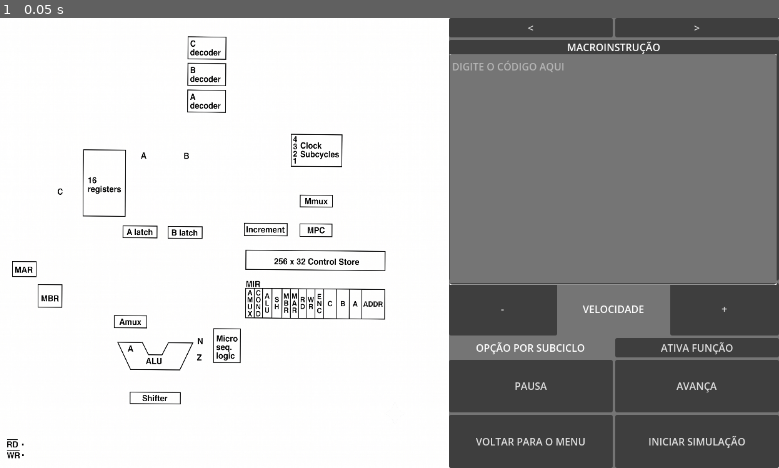
Above: before the commit, frame 1.
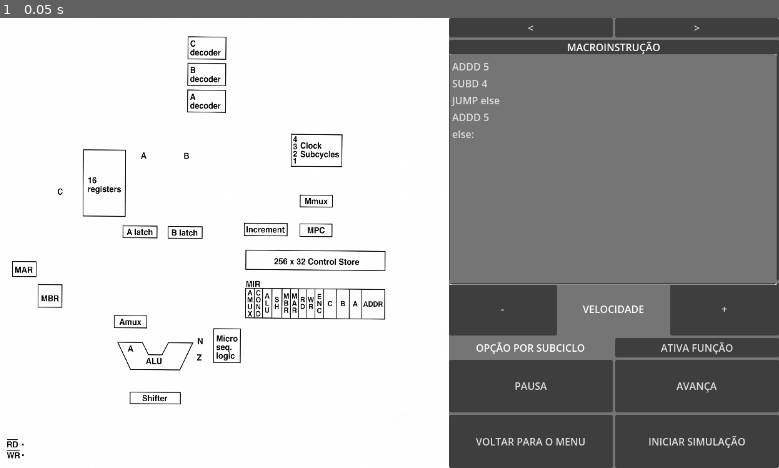
Above: after the commit, the same moment.

Repository: RodriWagner/Projeto-Arquitetura-de-Computadores-Vinod
Game: Godot game, scene res://Cenas/Cenas UI/control.tscn
Two runs of this game, one before a commit and one after it. Both use one fixed random seed, a clock stepped at 60 frames per second and the inputs below. This scene is started directly instead of the project's main scene.
Inputs:
- Up to frame 1 (0.05 s): no input

The runs differ from the first frame. In frame 1, 0.3% of the frame differs, in the area x 57-73%, y 9-27%.

Commit message:
fix(ListaDeMacros): labels vazios nao dao mais problema

Diff:
--- a/projeto-vinod/Cenas/Cenas UI/control.tscn
+++ b/projeto-vinod/Cenas/Cenas UI/control.tscn
@@ -104,6 +104,11 @@
 anchors_preset = -1
 anchor_right = 1.0
 anchor_bottom = 1.0
+text = "ADDD 5
+SUBD 4
+JUMP else
+ADDD 5
+else:"
 placeholder_text = "DIGITE O CÓDIGO AQUI"
 
 [node name="LeitorDeMacro" parent="PanelContainer/HBoxContainer/Botões e Texto/PanelContainer2/VBoxContainer/PanelContainer/CanvasLayer/ColorRect/codigo_macro" unique_id=761820345 node_paths=PackedStringArray("leitor") instance=ExtResource("3_loqao")]
--- a/projeto-vinod/Scripts/LeitorDeMacro.gd
+++ b/projeto-vinod/Scripts/LeitorDeMacro.gd
@@ -25,7 +25,8 @@
 		"RETN" : "1111100000000000",
 		"SWAP" : "1111101000000000",
 		"INSP" : "11111100",
-		"DESP" : "11111100"
+		"DESP" : "11111100",
+		"" : "0000000000000000"
 	}
 
 func decimal_para_binario(numero: int) -> String:
